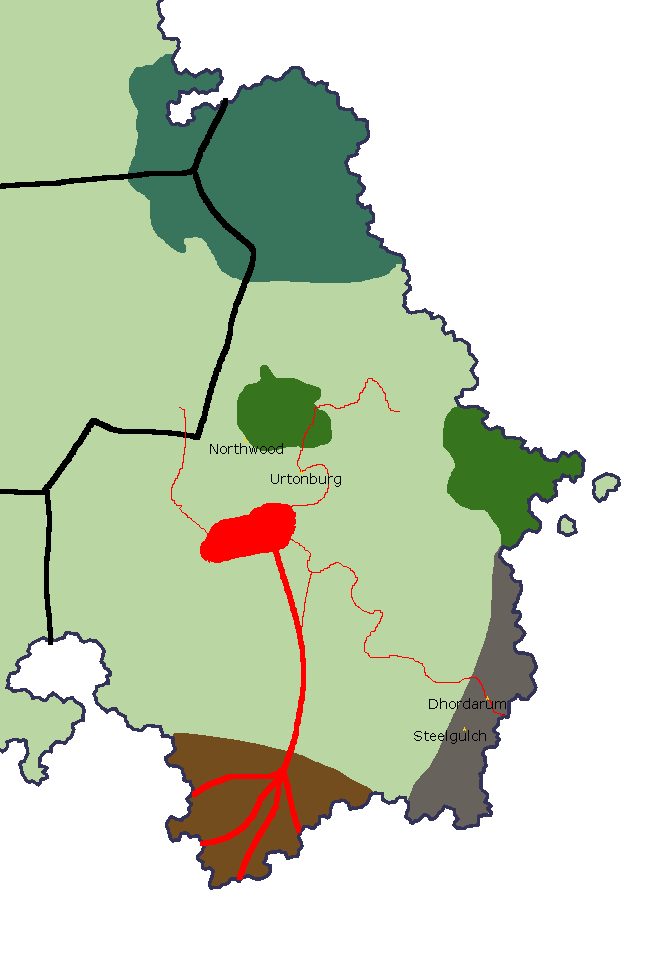
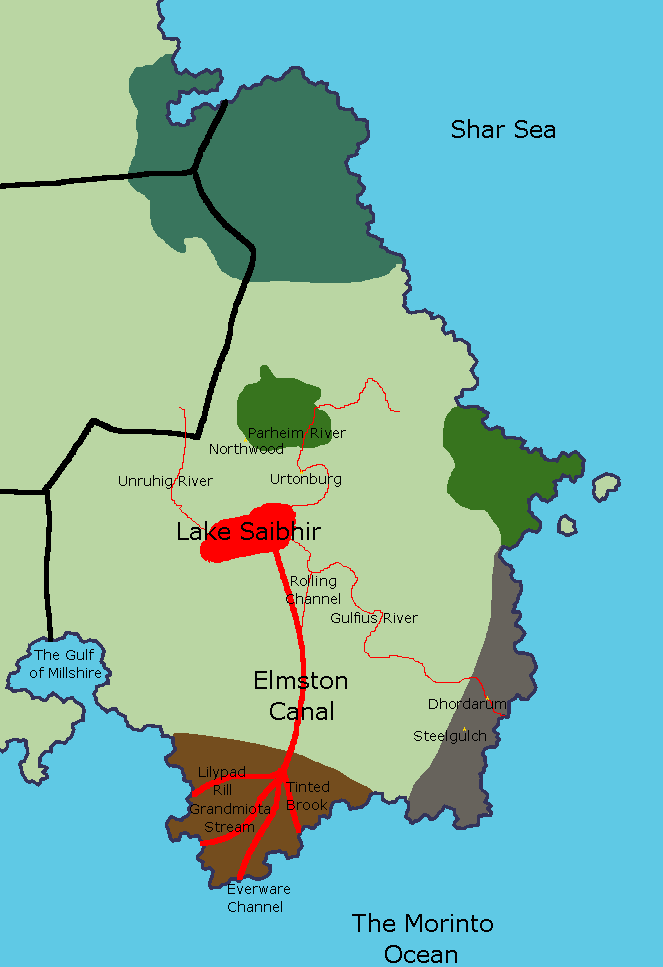
Comparing the layer stacks of the two w=663, h=967 images. Changes:
showed group "Water Labels" (13 layers) over <box>30,119,555,963</box>
added layer "Shar Sea" in group "Water Labels" over <box>452,119,555,138</box>
added layer "The Morinto ..." in group "Water Labels" over <box>352,913,493,963</box>
added layer "The Gulf ..." in group "Water Labels" over <box>30,649,101,678</box>
renamed "Lillypad ..." to "Lilypad ...", painted on it over <box>199,766,245,795</box>
painted on "Water" over <box>0,0,663,967</box>
